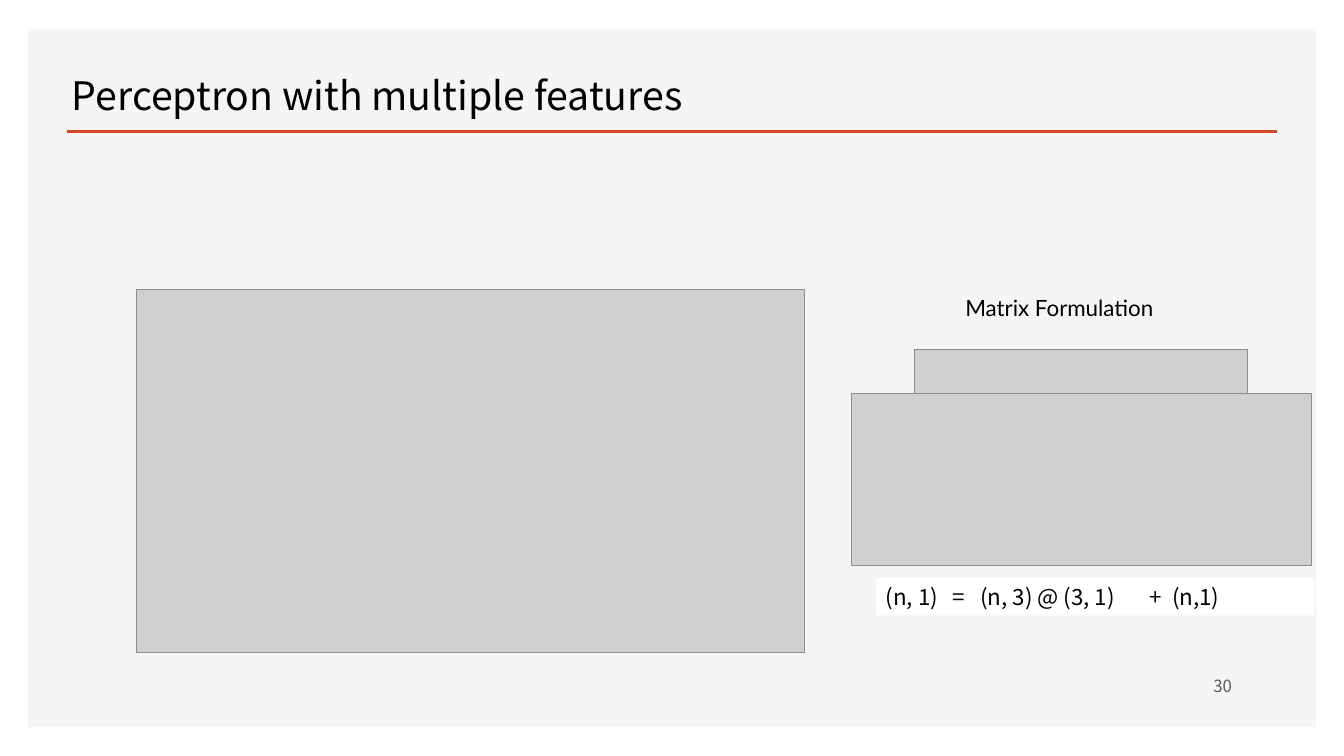
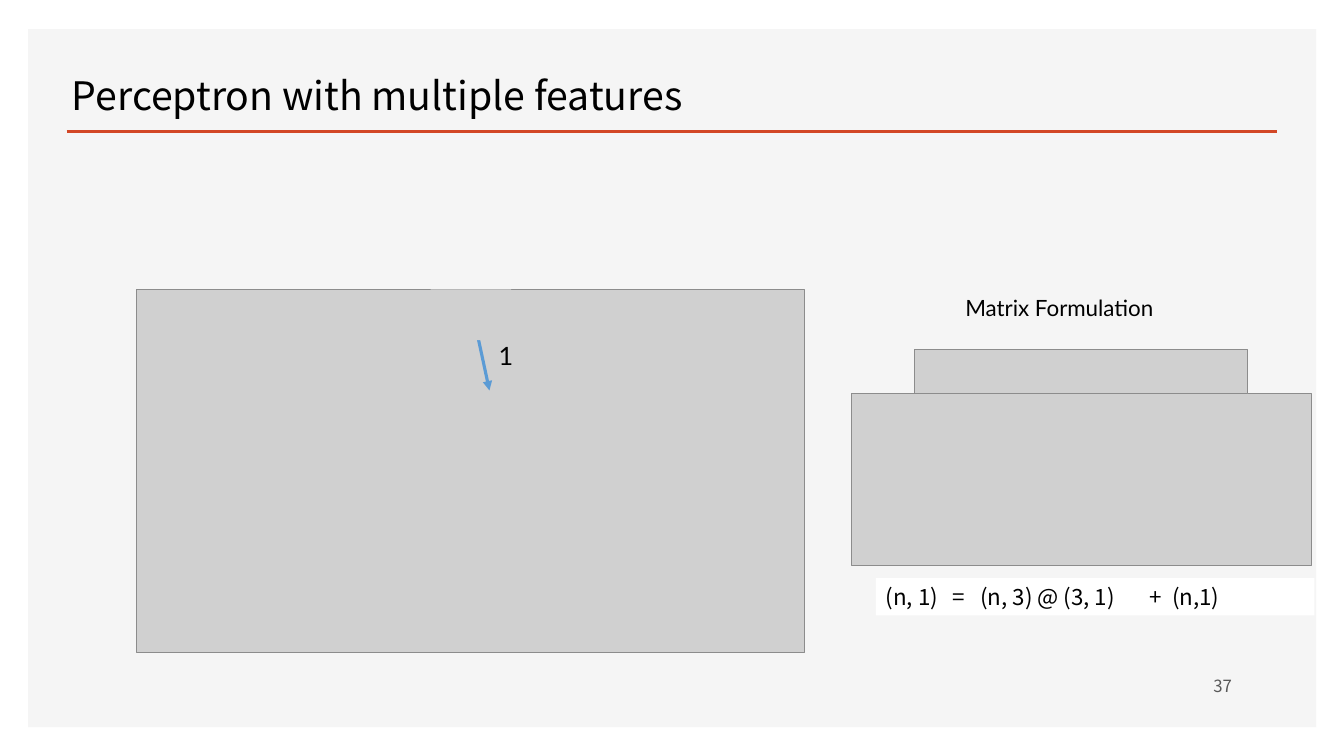
Before and after one commit to ancestor9/mathematics-for-machine-learning, a slide deck: slide 37 of Linear_Algebra/w4_Perceptron_Regression.pptx (slide 30 before the commit). Drawn at 1344x756 pixels with LibreOffice and Linux fonts; fonts in the diff are those of the drawing; grey boxes stand for pictures; background and template pictures are left out. Boxes give left, top, right and bottom in pixels: in the first picture for what was removed or moved away, otherwise in the second. Text is boxed around its words. In the diff, an @@ line names an element or a change of style, - is before the commit and + after.

```diff
--- a/Linear_Algebra/w4_Perceptron_Regression.pptx
+++ b/Linear_Algebra/w4_Perceptron_Regression.pptx
@@ picture added at <box>431,289,511,340</box> @@
@@ arrow added from (477, 332) to (490, 390), #5B9BD5 2.25 pt @@
@@ text added at <box>499,347,514,365</box>, 18 pt, text #000000 @@
+1
@@ page number at <box>1213,679,1232,692</box>: text changed @@
-30
+37
```
Also in this commit, not shown: 8 other slides changed, 7 slides added.
